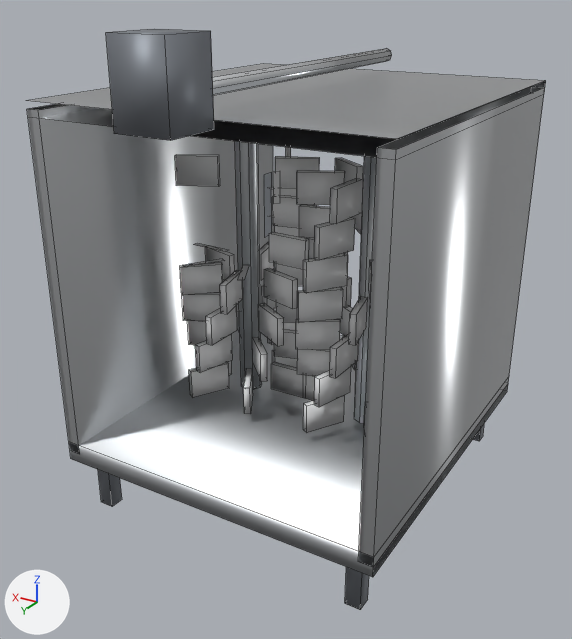
The FBX model Tools/butchery/fbx/SM_POLISHER.fbx as it was, and as the next commit left it.
Before and after are seen from a 50 mm camera at (-2.27, 3.77, 3.0) aimed at (-0.06, 0.09, 1.16). Arrows for +X, +Y and +Z are at lower left; the lights stay in place. The older version comes first. Mesh edges are drawn as thin lines.

In view in the first picture: 'SM_POLISHER'.
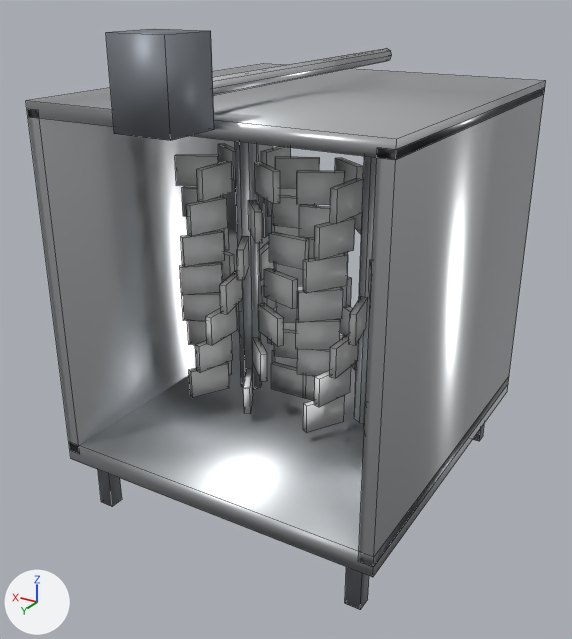
What differs and where, as boxes [x1, y1, x2, y2] in the pictures (572 x 639 px):
'SM_POLISHER', reshaped
    before: [27, 29, 546, 610]
    after: [26, 29, 546, 610]
part 1 of me_sm_polisher, added
    after: [186, 197, 228, 236]
part 2 of me_sm_polisher, added
    after: [248, 200, 262, 243]
part 3 of me_sm_polisher, added
    after: [182, 186, 223, 216]
part 4 of me_sm_polisher, added
    after: [197, 161, 232, 202]
part 5 of me_sm_polisher, added
    after: [218, 144, 236, 181]
part 6 of me_sm_polisher, added
    after: [26, 81, 546, 280]
part 7 of me_sm_polisher, added
    after: [373, 377, 509, 577]

The edits, one by one:
me_sm_polisher is used by ob_sm_polisher; location (0.0, 0.0, 0.0).
Verts and faces of me_sm_polisher; kept vertices keep their numbers, new ones are numbered from 728.
Before the commit, vertices of me_sm_polisher: 24 (-1.07, -1.25, 0.34) at pixel (507, 391), 25 (-1.07, -1.25, 0.46) at pixel (509, 375), 26 (-1.07, 0.95, 0.34) at pixel (372, 577), 27 (-1.07, 0.95, 0.46) at pixel (373, 557).
me_sm_polisher had 728 vertices, 525 faces and spanned x -1.07..1.07, y -1.25..1.25, z 0.0..2.8.
me_sm_polisher now has 800 vertices, 614 faces and spans x -1.07..1.07, y -1.25..1.25, z 0.0..2.8.
me_sm_polisher part 1: the loose piece of 8 vertices spanning x -0.46..-0.34, y 0.01..0.26, z 1.63..1.81 is copied, and the copy is moved by (0.84, 0.0, 0.0); it spans x 0.38..0.5, y 0.01..0.26, z 1.63..1.81.
me_sm_polisher part 2: the loose piece of 8 vertices spanning x -0.33..-0.06, y -0.14..-0.04, z 1.63..1.81 is copied, and the copy is turned 120 degrees about the z axis through its middle, then moved by (0.35, 0.16, 0.0); it spans x 0.05..0.25, y -0.04..0.18, z 1.63..1.81.
me_sm_polisher part 3: the loose piece of 8 vertices spanning x -0.33..-0.06, y -0.14..-0.04, z 1.63..1.81 is copied, and the copy is moved by (0.84, 0.0, 0.0); it spans x 0.51..0.78, y -0.14..-0.04, z 1.63..1.81.
me_sm_polisher part 4: the loose piece of 8 vertices spanning x -0.5..-0.44, y 0.02..0.28, z 1.85..2.03 is copied, and the copy is moved by (0.84, 0.0, 0.0); it spans x 0.34..0.4, y 0.02..0.28, z 1.85..2.03.
me_sm_polisher part 5: the loose piece of 8 vertices spanning x -0.36..-0.12, y -0.41..-0.23, z 1.85..2.03 is copied, and the copy is moved by (0.84, 0.0, 0.0); it spans x 0.48..0.72, y -0.41..-0.23, z 1.85..2.03.
Part 6, on me_sm_polisher:
8 vertices are added at x 0.2..0.36, y -0.32..-0.04, z 1.85..2.03.
16 new vertices lie (0.0, 0.0, 0.18) away from vertices in x 0.14..0.78, y -0.54..0.24, z 1.41.
3 new faces join them, mat_m_butchery_stainless (light grey #dddfe2).
7 new faces join them, mat_m_butchery_steelbrushed (light grey #c8cbce).
4 new faces join them, mat_m_butchery_paintedframe (grey #868b93).
38 new faces join them, mat_m_butchery_foodplastic (white #f1f2f3).
Part 7, on me_sm_polisher:
New faces: (24, 25, 27, 26) (mat_m_butchery_steelbrushed (light grey #c8cbce)).
Other edits to the shape of me_sm_polisher do not show in these pictures.
